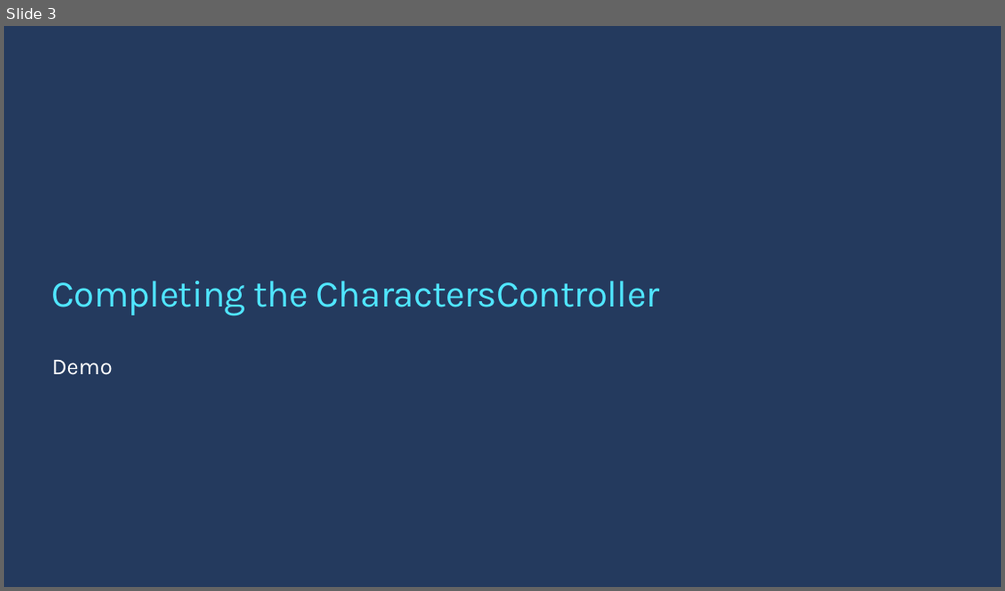
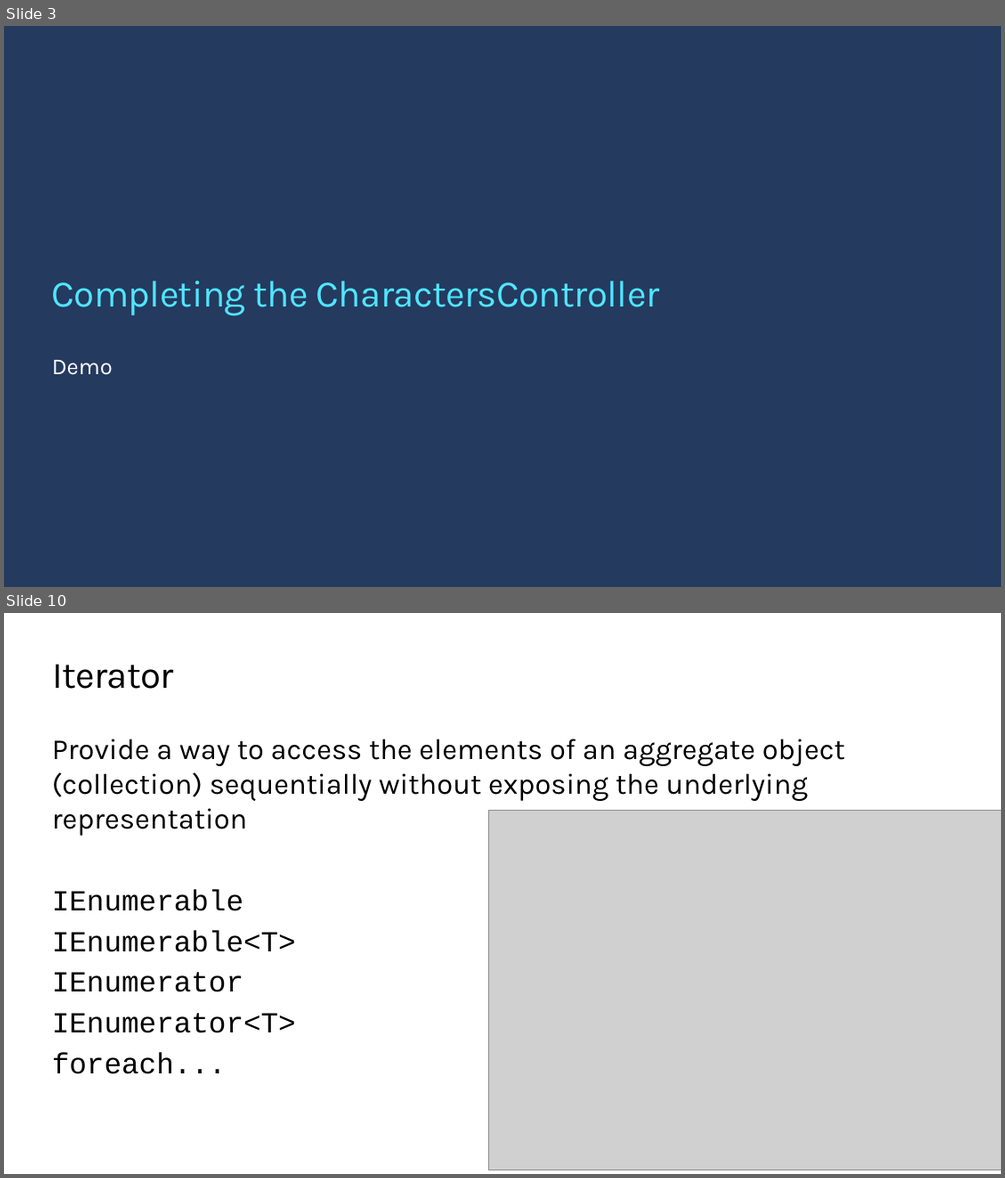
Before and after one commit to ondfisk/BDSA2021, a slide deck: Slides/Lecture08 - ASP.NET Core Web API part deux.pptx. Shown one above the other, each under a label of ours: slide 3 before the commit, slides 3 and 10 after it; the slides between them are not shown. The pictures are 1005x591 and 1005x1178 pixels, drawn with LibreOffice and Linux fonts; fonts in the diff are those of the drawing; grey boxes stand for pictures; background and template pictures are left out. Boxes give left, top, right and bottom in pixels: in the first picture for what was removed or moved away, otherwise in the second. Text is boxed around its words. In the diff, an @@ line names an element or a change of style, - is before the commit and + after.

```diff
--- a/Slides/Lecture08 - ASP.NET Core Web API part deux.pptx
+++ b/Slides/Lecture08 - ASP.NET Core Web API part deux.pptx
@@ slide 10 added at (4, 613, 1001, 1174), background #FFFFFF @@
@@ title added at (52, 664, 174, 689), 36 pt, text #000000 @@
+Iterator
@@ text added at (52, 738, 845, 1074), 28 pt, text #000000 @@
+Provide a way to access the elements of an aggregate object (collection) sequentially without exposing the underlying representation
+IEnumerable
+IEnumerable<T>
+IEnumerator
+IEnumerator<T>
+foreach...
@@ picture added at (488, 811, 1001, 1170) @@
```
Also in this commit, not shown: 1 slide changed, 8 other slides added, 20 other files.
